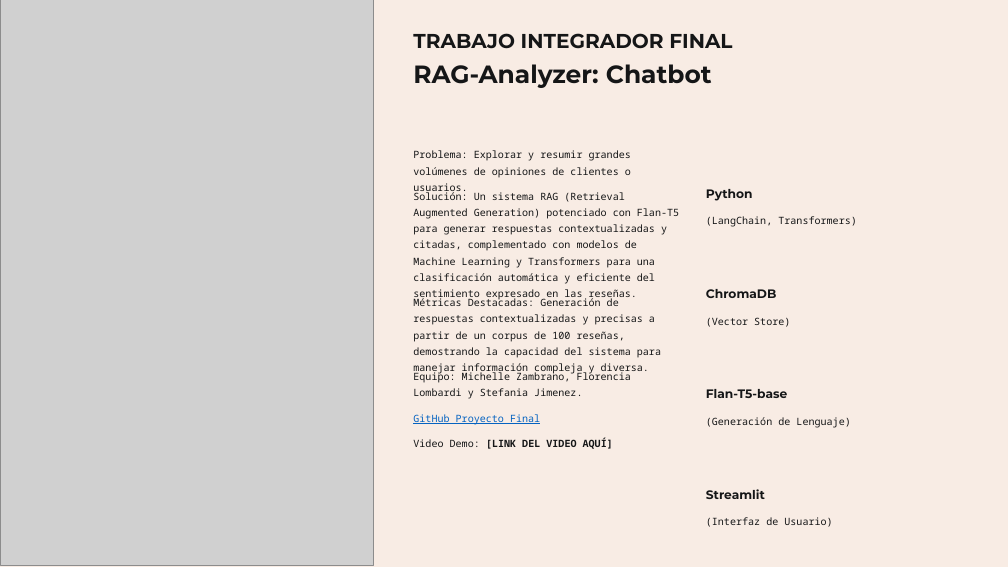
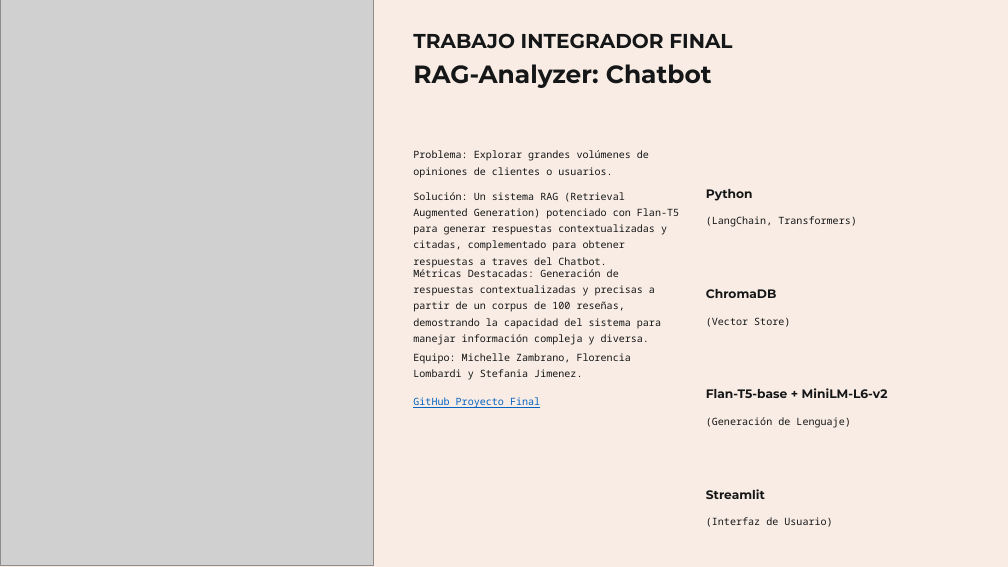
Before and after one commit to Teefijimenez15/curso-nlp-ifts24, a slide deck: slide 4 of Porfolio personal.pptx. Drawn at 1008x567 pixels with LibreOffice and Linux fonts; fonts in the diff are those of the drawing; grey boxes stand for pictures. Boxes give left, top, right and bottom in pixels: in the first picture for what was removed or moved away, otherwise in the second. Text is boxed around its words. In the diff, an @@ line names an element or a change of style, - is before the commit and + after.

```diff
--- a/Porfolio personal.pptx
+++ b/Porfolio personal.pptx
@@ text at box(413, 150, 649, 178): text changed @@
-Problema: Explorar y resumir grandes volúmenes de opiniones de clientes o usuarios.
+Problema: Explorar grandes volúmenes de opiniones de clientes o usuarios.
@@ text at box(413, 192, 679, 268): text changed @@
-Solución: Un sistema RAG (Retrieval Augmented Generation) potenciado con Flan-T5 para generar respuestas contextualizadas y citadas, complementado con modelos de Machine Learning y Transformers para una clasificación automática y eficiente del sentimiento expresado en las reseñas.
+Solución: Un sistema RAG (Retrieval Augmented Generation) potenciado con Flan-T5 para generar respuestas contextualizadas y citadas, complementado para obtener respuestas a traves del Chatbot.
@@ text "Métricas Destacadas: Generación de respuestas ...": place and size @@
-text "Métricas Destacadas: Generación de respuestas ..." at box(413, 297, 661, 375)
+text "Métricas Destacadas: Generación de respuestas ..." at box(413, 269, 661, 345)
@@ text "Equipo: Michelle Zambrano, Florencia Lombardi ...": place and size @@
-text "Equipo: Michelle Zambrano, Florencia Lombardi ..." at box(413, 371, 631, 399)
+text "Equipo: Michelle Zambrano, Florencia Lombardi ..." at box(413, 353, 631, 380)
@@ text at box(706, 388, 888, 398): text changed @@
-Flan-T5-base
+Flan-T5-base + MiniLM-L6-v2
@@ text "GitHub Proyecto Final": place and size @@
-text "GitHub Proyecto Final" at box(413, 414, 540, 425)
+text "GitHub Proyecto Final" at box(413, 397, 540, 408)
@@ text removed at box(413, 438, 613, 449) @@
-Video Demo: [LINK DEL VIDEO AQUÍ]
```
Also in this commit, not shown: 3 other slides changed, 17 other files.
